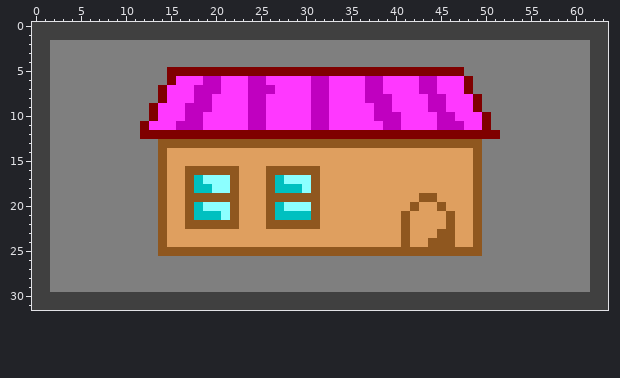
Edited in one commit: pixel-art sprite (Monja/Assets/Image/Ui_Image/Shop_Button.png). That is the earlier state.
The file is 64x32 pixels.
Once edited:
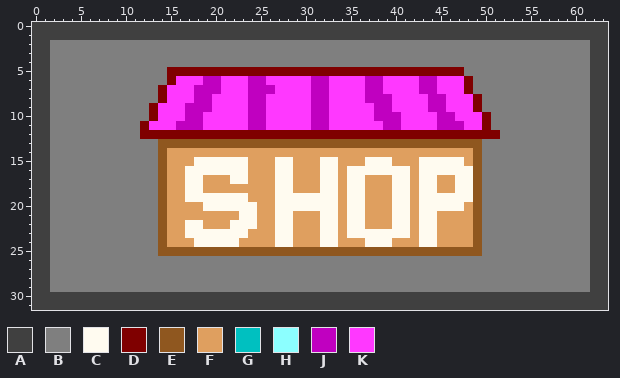
Palette (. is transparent): A #404040  B #7f7f7f  C #fffbf0  D #7f0000  E #8f571f  F #df9f5f  G #00c0c0  H #8cffff  J #c000c0  K #ff38ff
What changed:
y 15: x 18..23 FFFFFF -> CCCCCC; x 27..28 FF -> CC; x 32..33 FF -> CC; x 37..39 FFF -> CCC; x 43..47 FFFFF -> CCCCC
y 16: x 17..23 EEEEEEF -> CCCCCCC; x 26..33 EEEEEEFF -> FCCFFFCC; x 35..41 FFFFFFF -> CCCCCCC; x 43..48 FFFFFF -> CCCCCC
y 17: x 17..23 EGHHHEF -> CCFFFCC; x 26..33 EGHHHEFF -> FCCFFFCC; x 35..36 FF -> CC; x 40..41 FF -> CC; x 43..44 FF -> CC; x 47..48 FF -> CC
y 18: x 17..22 EGGHHE -> CCFFFF; x 26..33 EGGGHEFF -> FCCFFFCC; x 35..36 FF -> CC; x 40..41 FF -> CC; x 43..44 FF -> CC; x 47..48 FF -> CC
y 19: x 17..23 EEEEEEF -> CCCCCCC; x 26..33 EEEEEEFF -> FCCCCCCC; x 35..36 FF -> CC; x 40..41 FF -> CC; x 43..48 EEFFFF -> CCCCCC
y 20: x 17..24 EGHHHEFF -> FFCCCCCC; x 26..33 EGHHHEFF -> FCCCCCCC; x 35..36 FF -> CC; x 40..47 FFEFFEFF -> CCFCCCCC
y 21: x 17..24 EGGGHEFF -> FFFFFFCC; x 26..33 EGGGGEFF -> FCCFFFCC; x 35..36 FF -> CC; x 40..41 FE -> CC; x 43..44 FF -> CC; x 46 E -> F
y 22: x 17..24 EEEEEEFF -> CCFFFCCC; x 26..33 EEEEEEFF -> FCCFFFCC; x 35..36 FF -> CC; x 40..41 FE -> CC; x 43..44 FF -> CC; x 46 E -> F
y 23: x 17..23 FFFFFFF -> CCCCCCC; x 27..28 FF -> CC; x 32..33 FF -> CC; x 35..41 FFFFFFE -> CCCCCCC; x 43..46 FFEE -> CCFF
y 24: x 18..22 FFFFF -> CCCCC; x 27..28 FF -> CC; x 32..33 FF -> CC; x 37..39 FFF -> CCC; x 41 E -> F; x 43..46 FEEE -> CCFF
